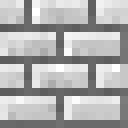
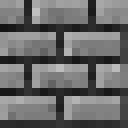
Layer changes from the first 128x128 image to the second:
pixels changed over [0, 0, 128, 128] (layer not identified)
